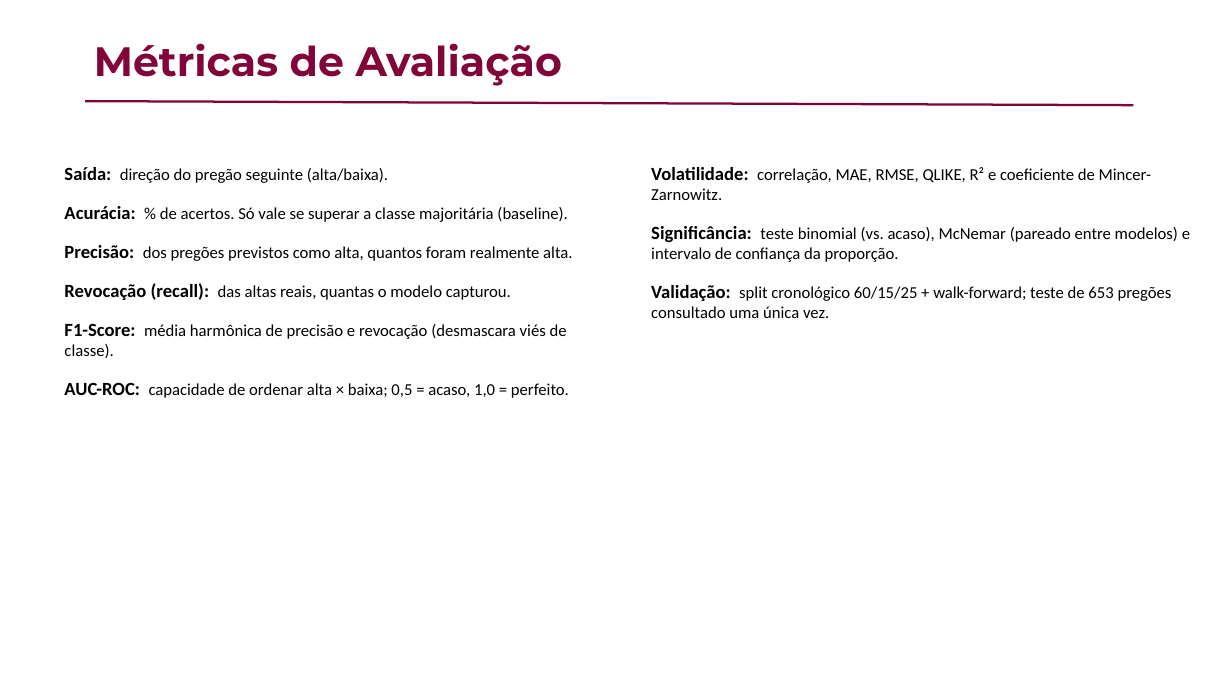
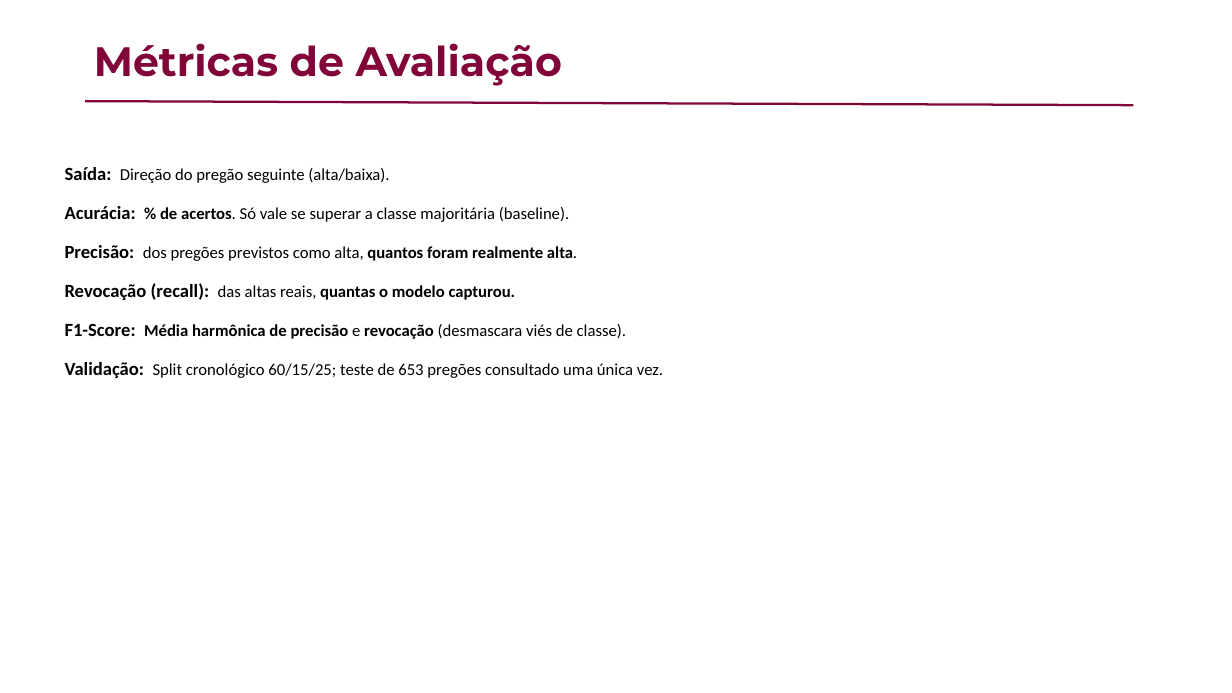
Before and after one commit to vanderbarbosa/coleta_dados_petr4, a slide deck: slide 28 of seminario_julho2026/Apresentacao_Seminario_Julho2026.pptx. Drawn at 1232x693 pixels with LibreOffice and Linux fonts; fonts in the diff are those of the drawing; background and template pictures are left out. Boxes give left, top, right and bottom in pixels: in the first picture for what was removed or moved away, otherwise in the second. Text is boxed around its words. In the diff, an @@ line names an element or a change of style, - is before the commit and + after.

```diff
--- a/seminario_julho2026/Apresentacao_Seminario_Julho2026.pptx
+++ b/seminario_julho2026/Apresentacao_Seminario_Julho2026.pptx
@@ text at (65, 167, 389, 183): text changed @@
-Saída: direção do pregão seguinte (alta/baixa).
+Saída: Direção do pregão seguinte (alta/baixa).
@@ text removed at (651, 167, 1190, 318) @@
-Volatilidade: correlação, MAE, RMSE, QLIKE, R² e coeficiente de Mincer-Zarnowitz.
-Significância: teste binomial (vs. acaso), McNemar (pareado entre modelos) e intervalo de confiança da proporção.
-Validação: split cronológico 60/15/25 + walk-forward; teste de 653 pregões consultado uma única vez.
@@ text at (65, 206, 577, 300): bold on in "% de acertos.", "quantos foram realmente alta.", "quantas o modelo capturou." @@
@@ text at (65, 323, 663, 378): text changed @@
-F1-Score: média harmônica de precisão e revocação (desmascara viés de classe).
-AUC-ROC: capacidade de ordenar alta × baixa; 0,5 = acaso, 1,0 = perfeito.
+F1-Score: Média harmônica de precisão e revocação (desmascara viés de classe).
+Validação: Split cronológico 60/15/25; teste de 653 pregões consultado uma única vez.
```
Also in this commit, not shown: 15 other slides changed, 27 other files.
